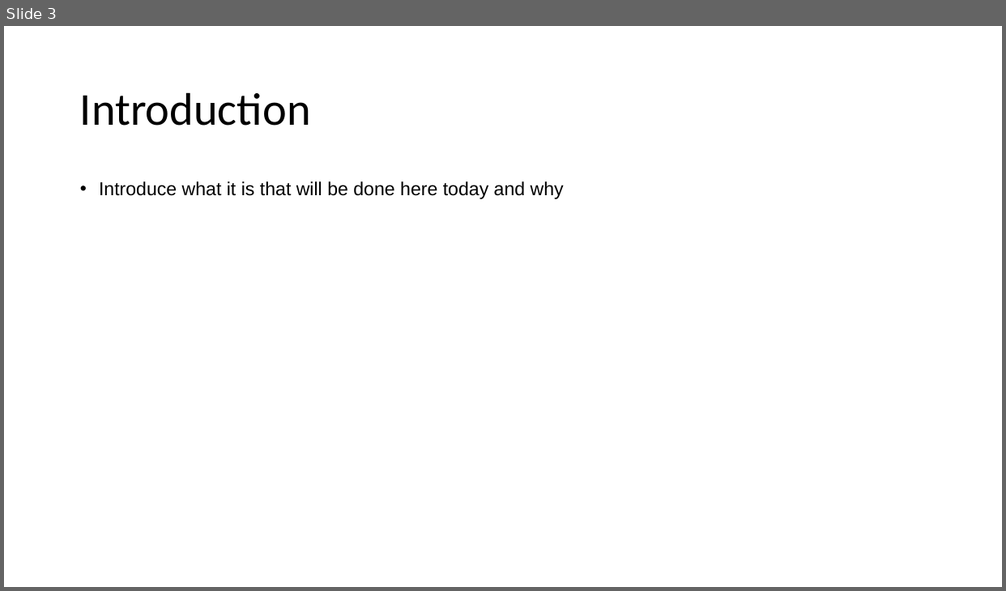
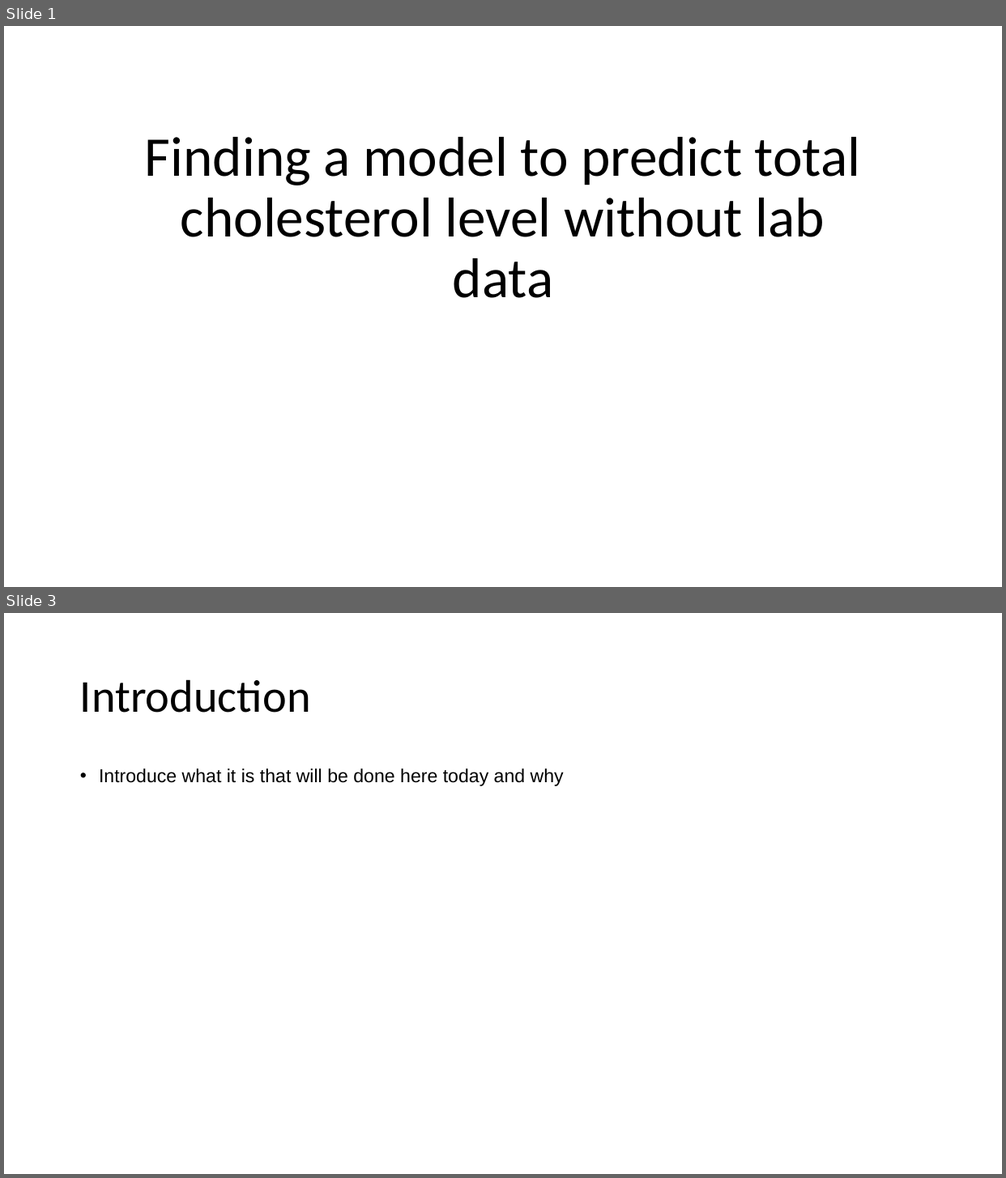
Before and after one commit to mathisme/ThinkfulDSFinalCapstone, a slide deck: Presentation.pptx. Shown one above the other, each under a label of ours: slide 3 before the commit, slides 1 and 3 after it; the slides between them are not shown. The pictures are 1006x591 and 1006x1178 pixels, drawn with LibreOffice and Linux fonts; fonts in the diff are those of the drawing. Boxes give left, top, right and bottom in pixels: in the first picture for what was removed or moved away, otherwise in the second. Text is boxed around its words. In the diff, an @@ line names an element or a change of style, - is before the commit and + after.

```diff
--- a/Presentation.pptx
+++ b/Presentation.pptx
@@ slide 1 added at [4, 26, 1002, 587], background #FFFFFF @@
@@ title added at [145, 137, 860, 298], 54 pt, text #000000 @@
+Finding a model to predict total cholesterol level without lab data
```
Also in this commit, not shown: 1 slide changed, 1 other slide added, 2 slides removed, 1 other file.
